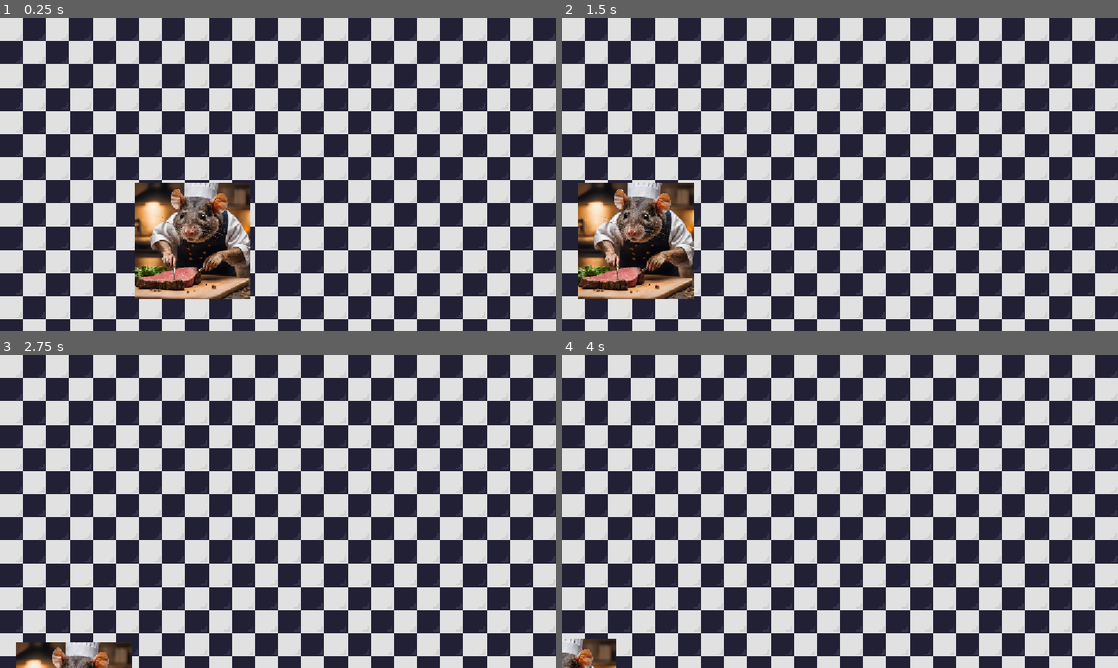
Above: before the commit, frames 1-4 (two rows, left to right).
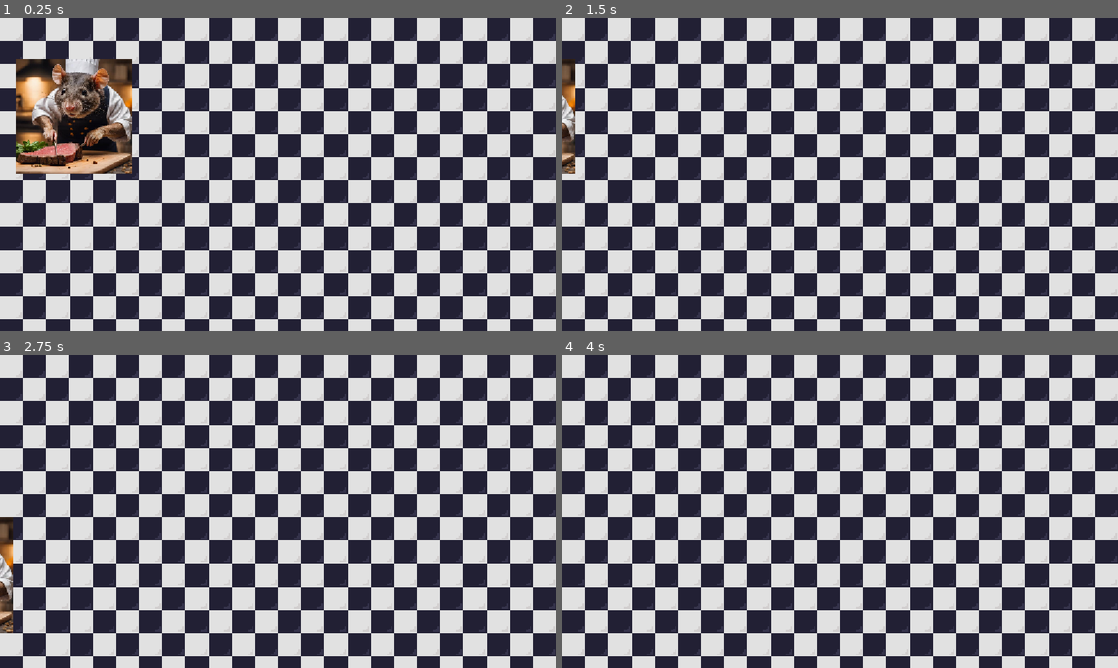
Above: after the commit, the same moments.

Repository: Whyfern/game_design_sewage_chefs
Game: Godot game, scene res://scenes/main.tscn
Two runs of this game, one before a commit and one after it. Both use one fixed random seed, a clock stepped at 60 frames per second and the inputs below.
Inputs:
- Up to frame 1 (0.25 s): no input
- Up to frame 2 (1.5 s): tap Enter at 0.5 s; hold A (press_a) 0.53-1.28 s; tap D (press_d) at 1.35 s
- Up to frame 3 (2.75 s): tap Space at 2 s; hold S (press_s) from 2.03 s (still down)
- Up to frame 4 (4 s): release S (press_s) at 2.78 s; tap W (press_w) at 2.85 s; tap Enter at 3.5 s; hold A (press_a) from 3.53 s (still down)

The runs differ from the first frame. In frame 1, 15% of the frame differs, in the area x 2-45%, y 13-90%; in frame 2, 8.1%; in frame 3, 2.5%; in frame 4, 0.8%.

Commit message:
working restraunt instance creation

Diff:
--- a/sewage-chefs/scenes/main.tscn
+++ b/sewage-chefs/scenes/main.tscn
@@ -7,15 +7,16 @@
 [node name="Main" type="Node2D" unique_id=1174336425]
 
 [node name="Camera" type="Camera2D" parent="." unique_id=2015447584]
+z_index = 1
 anchor_mode = 0
 zoom = Vector2(3, 3)
 
 [node name="Restaurant" parent="." unique_id=145271607 instance=ExtResource("1_0wfyh")]
 
-[node name="Player_Character" parent="." unique_id=702846183 instance=ExtResource("1_o5qli")]
-position = Vector2(133, 154)
-
 [node name="Character_Manager" type="Node" parent="." unique_id=757642771]
 
 [node name="Level_Manager" type="Node" parent="." unique_id=2081016786]
 script = ExtResource("3_sugp2")
+
+[node name="Player_Character" parent="." unique_id=702846183 instance=ExtResource("1_o5qli")]
+position = Vector2(51, 68)
--- a/sewage-chefs/scripts/level_manager.gd
+++ b/sewage-chefs/scripts/level_manager.gd
@@ -1,11 +1,33 @@
 extends Node
 
+@onready var restaurant = load('res://scenes/restaurant.tscn')
+@onready var main = get_node("..")
+
+var restaurantInstance : Node = null
 
 # Called when the node enters the scene tree for the first time.
 func _ready() -> void:
-	pass # Replace with function body.
+	#instatiate_restaurant()
+	pass
 
 
 # Called every frame. 'delta' is the elapsed time since the previous frame.
 func _process(delta: float) -> void:
 	pass
+
+func instatiate_restaurant():
+	restaurantInstance = restaurant.instantiate()
+	restaurantInstance.z_index = 0
+	main.add_child.call_deferred(restaurantInstance)
+
+	#var restraunt = 1
+		#
+	#if instance and is_instance_valid(instance):
+		#instance.queue_free()
+		#instance = null
+	#
+	#instance_count += 1
+	#instance = creation_panel.instantiate()
+	#instance.name = "creationpanel%d" % instance_count
+	#UI.add_child.call_deferred(instance)
+	##print(instance.name)
Not shown, changed: sewage-chefs/documents/README.md
